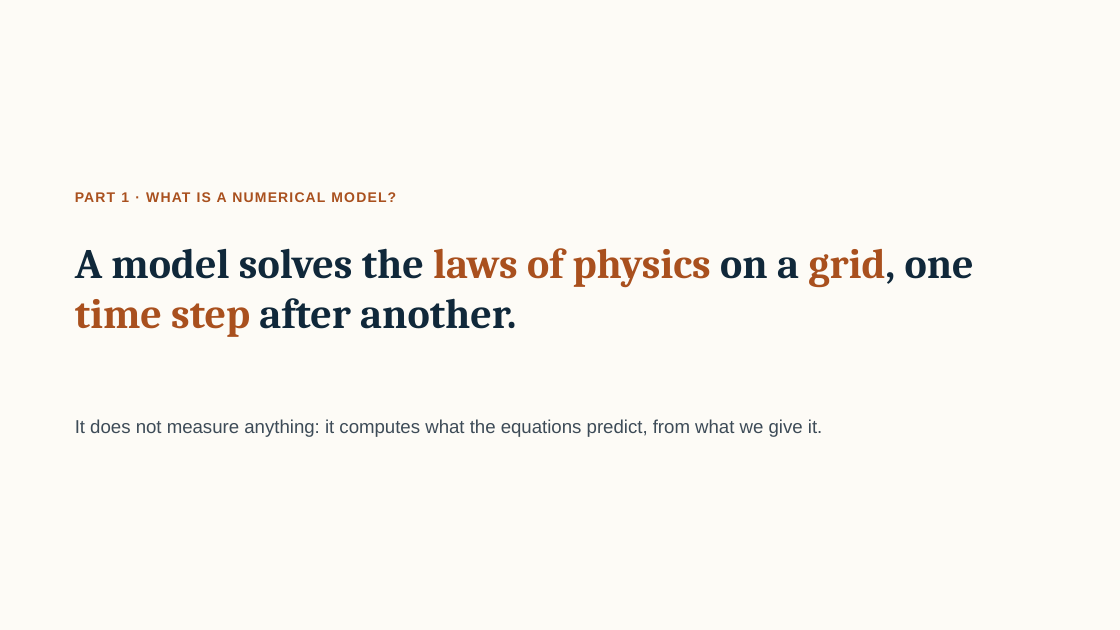
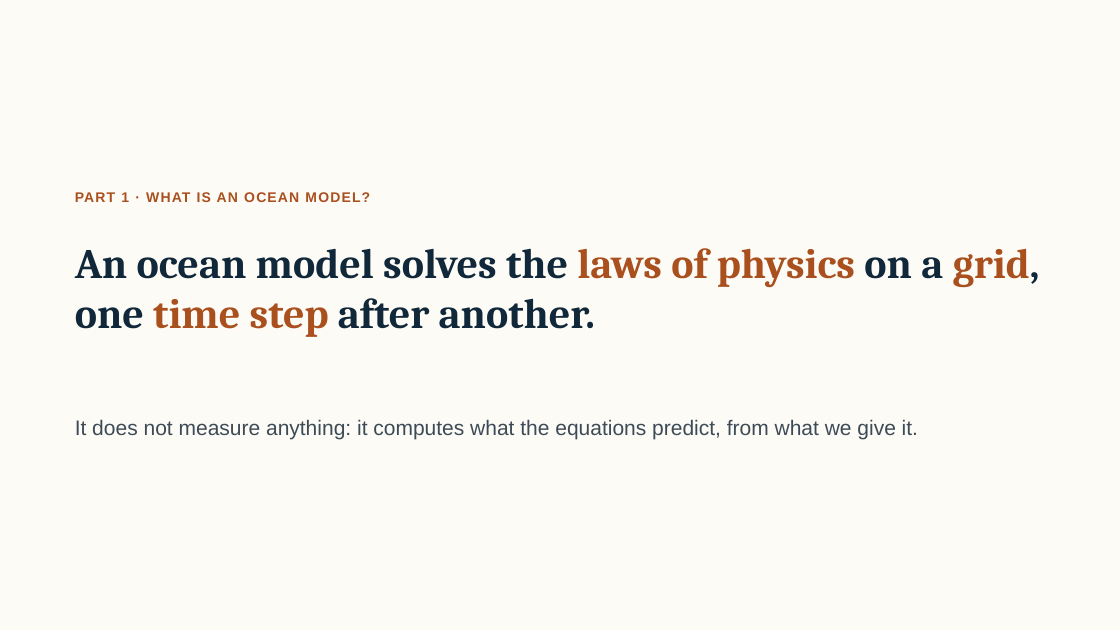
Before and after one commit to gcambon/script-locmarca, a slide deck: slide 4 of Courses/02_course_numerical_models.pptx. Drawn at 1120x630 pixels with LibreOffice and Linux fonts; fonts in the diff are those of the drawing. Boxes give left, top, right and bottom in pixels: in the first picture for what was removed or moved away, otherwise in the second. Text is boxed around its words. In the diff, an @@ line names an element or a change of style, - is before the commit and + after.

```diff
--- a/Courses/02_course_numerical_models.pptx
+++ b/Courses/02_course_numerical_models.pptx
@@ text at <box>75,192,370,202</box>: text changed @@
-PART 1 · WHAT IS A NUMERICAL MODEL?
+PART 1 · WHAT IS AN OCEAN MODEL?
@@ title at <box>75,248,1040,337</box>: text changed @@
-A model solves the laws of physics on a grid, one time step after another.
+An ocean model solves the laws of physics on a grid, one time step after another.
@@ text "It does not measure anything: ..." at <box>75,419,918,440</box>: size 16 to 18 pt @@
```
Also in this commit, not shown: 28 other slides changed, 7 slides added, 1 slide removed, 5 other files.
